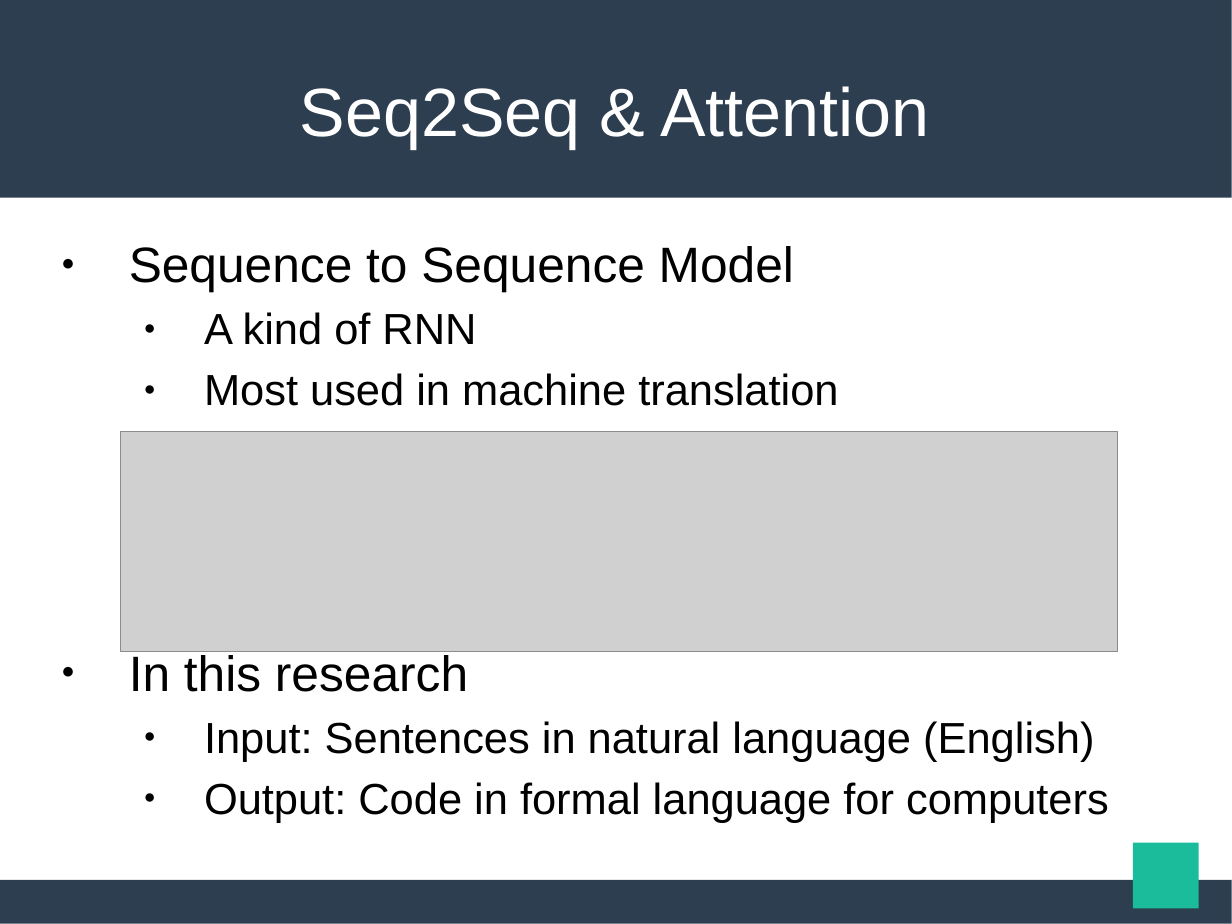
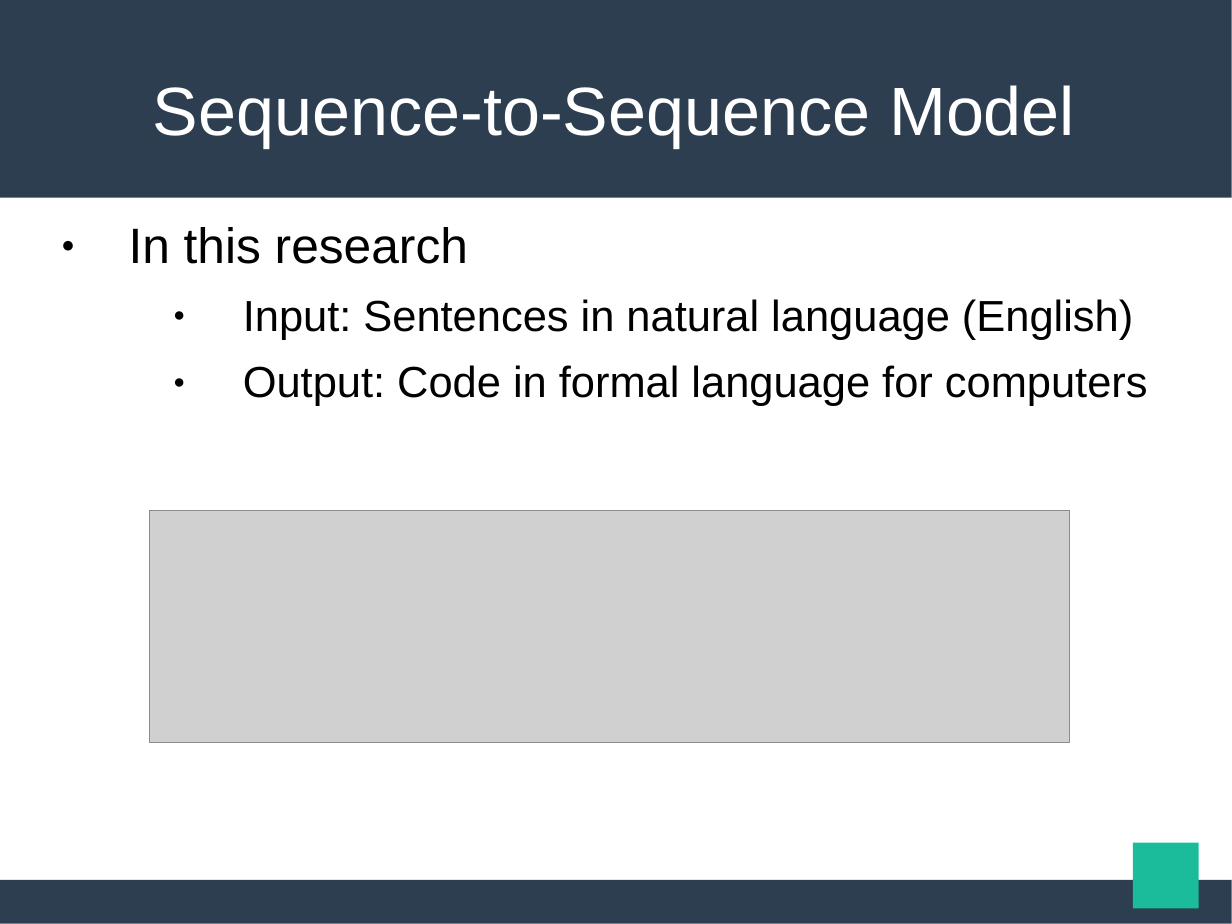
Before and after one commit to maekawatoshiki/neural-machine-translation-demo, a slide deck: slide 17 of NY_slide.ppt (slide 12 before the commit). Drawn at 1232x924 pixels with LibreOffice and Linux fonts; fonts in the diff are those of the drawing; grey boxes stand for pictures. Boxes give left, top, right and bottom in pixels: in the first picture for what was removed or moved away, otherwise in the second. Text is boxed around its words. In the diff, an @@ line names an element or a change of style, - is before the commit and + after.

```diff
--- a/NY_slide.ppt
+++ b/NY_slide.ppt
@@ title at box(153, 85, 1075, 148): text changed @@
-Seq2Seq & Attention
+Sequence-to-Sequence Model
@@ text "In this research": place and size @@
-text "In this research" at box(129, 246, 1109, 823)
+text "In this research" at box(129, 227, 1148, 406)
@@ text "In this research" at box(129, 227, 1148, 406): line spacing 0.83 to 0.93; indent changed @@
@@ text at box(129, 246, 838, 406): paragraphs removed @@
-● Sequence to Sequence Model
-  ● A kind of RNN
-  ● Most used in machine translation
@@ picture: place and size @@
-picture at box(121, 432, 1118, 652)
+picture at box(150, 511, 1071, 742)
```
Also in this commit, not shown: 11 other slides changed, 5 slides added, 2 other files.
